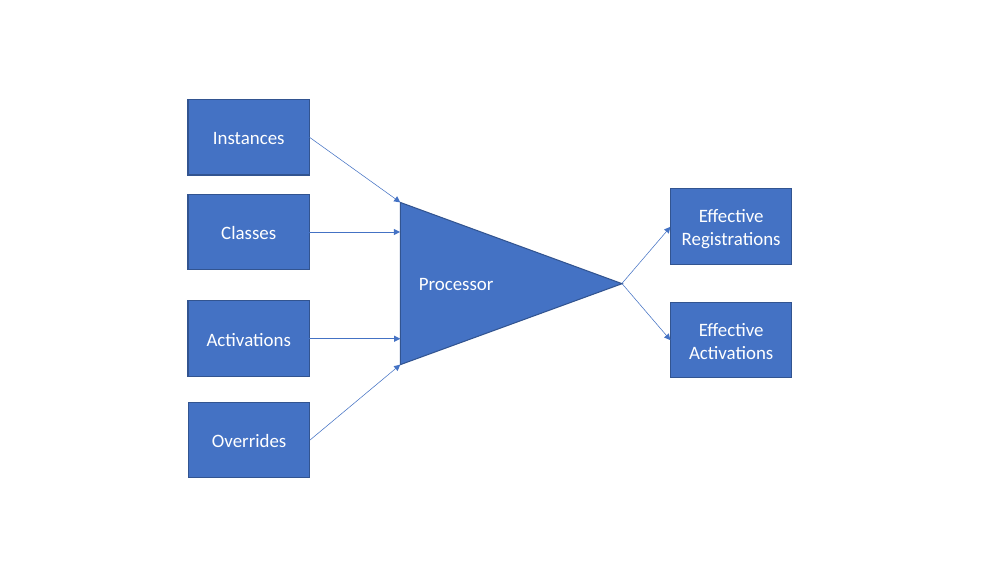
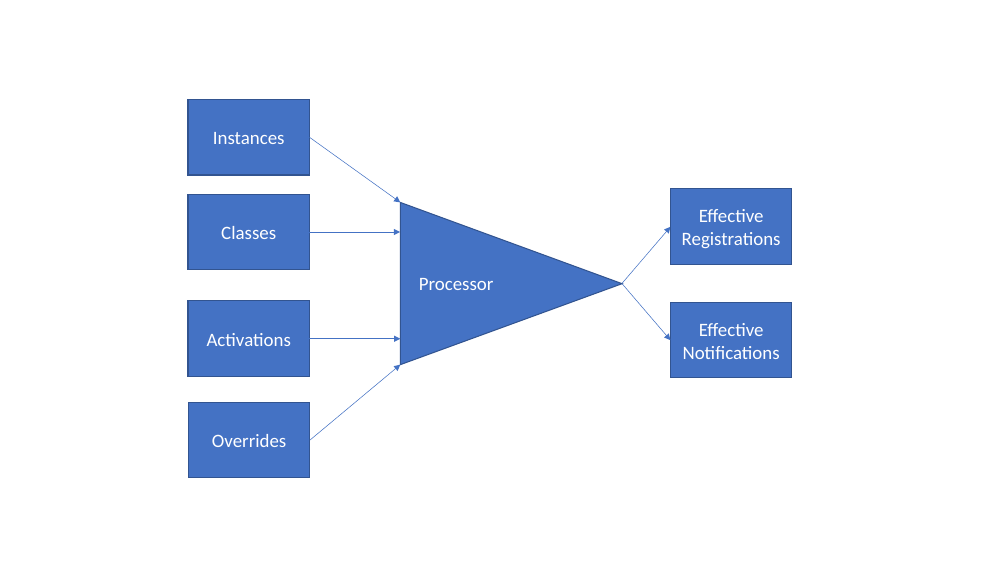
Before and after one commit to JeffersonLab/jaws, a slide deck: slide 1 of docsrc/AlarmProcessorDiagram.pptx. Drawn at 1008x567 pixels with LibreOffice and Linux fonts; fonts in the diff are those of the drawing. Boxes give left, top, right and bottom in pixels: in the first picture for what was removed or moved away, otherwise in the second. Text is boxed around its words. In the diff, an @@ line names an element or a change of style, - is before the commit and + after.

```diff
--- a/docsrc/AlarmProcessorDiagram.pptx
+++ b/docsrc/AlarmProcessorDiagram.pptx
@@ text in rectangle at box(683, 323, 780, 359): text changed @@
-Effective Activations
+Effective Notifications
```
Also in this commit, not shown: 1 other file.
